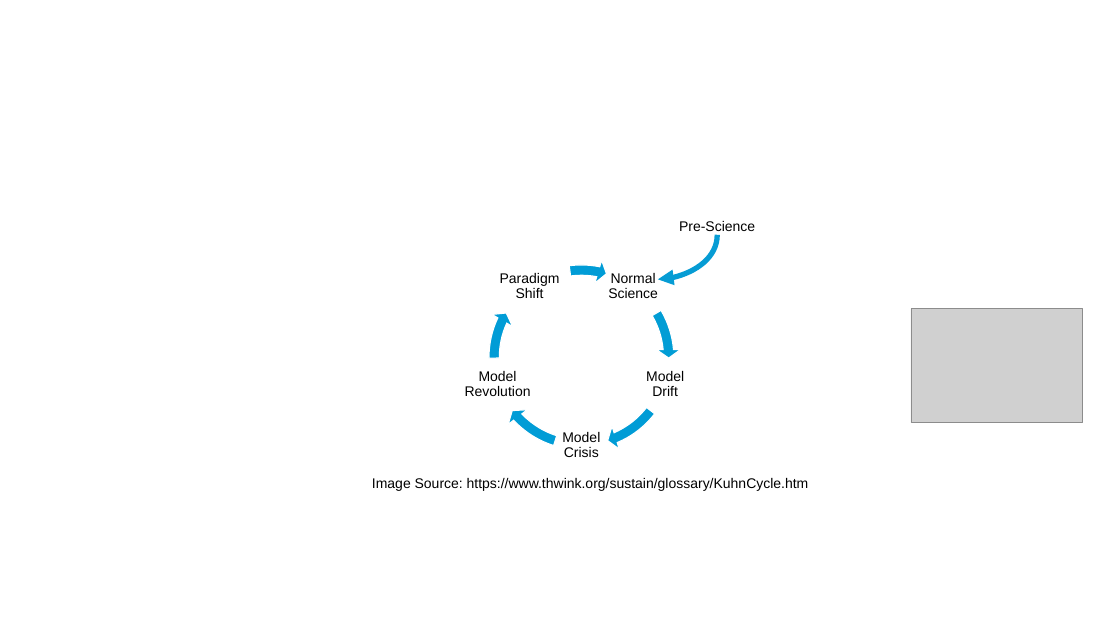
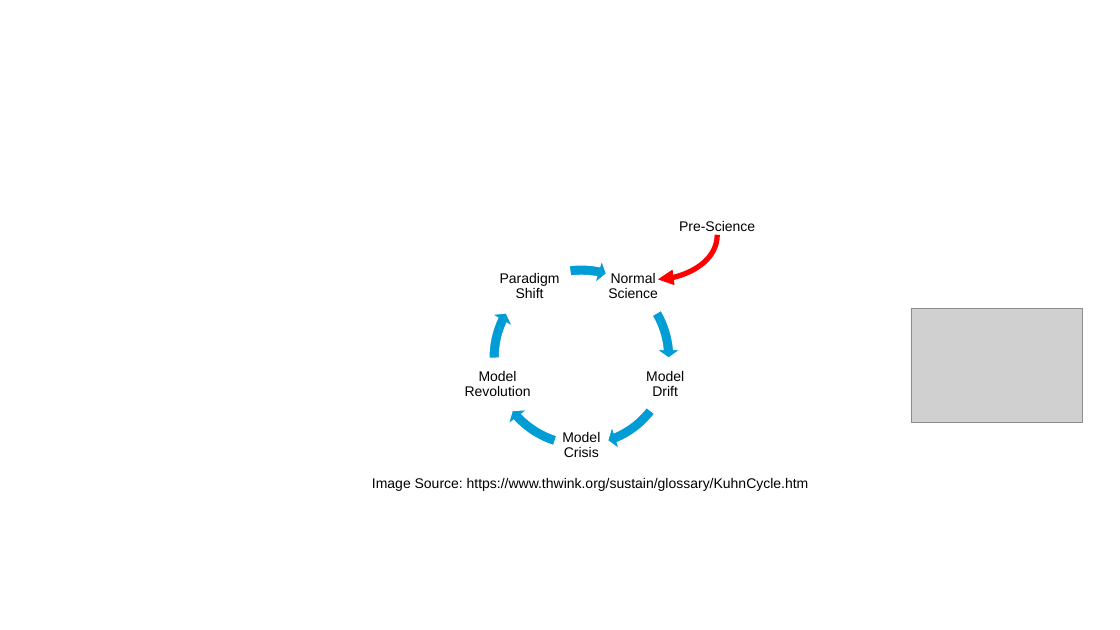
Before and after one commit to benkoo/UniversalTemplate, a slide deck: slide 2 of docs/TripartiteDiagram.pptx. Drawn at 1120x630 pixels with LibreOffice and Linux fonts; fonts in the diff are those of the drawing; grey boxes stand for pictures. Boxes give left, top, right and bottom in pixels: in the first picture for what was removed or moved away, otherwise in the second. Text is boxed around its words. In the diff, an @@ line names an element or a change of style, - is before the commit and + after.

```diff
--- a/docs/TripartiteDiagram.pptx
+++ b/docs/TripartiteDiagram.pptx
@@ curved arrow (718, 235) - (658, 280): stroke #069CD4 4.5 pt to #FF0000 4.5 pt @@
```
Also in this commit, not shown: 1 other slide changed, 1 slide added, 2 other files.
